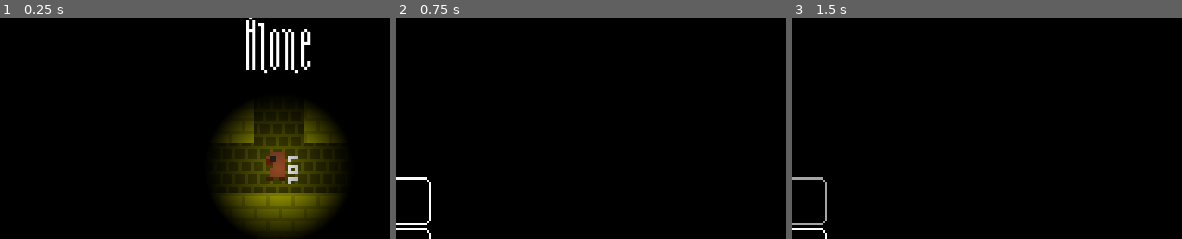
Above: before the commit, frames 1-3 (left to right).
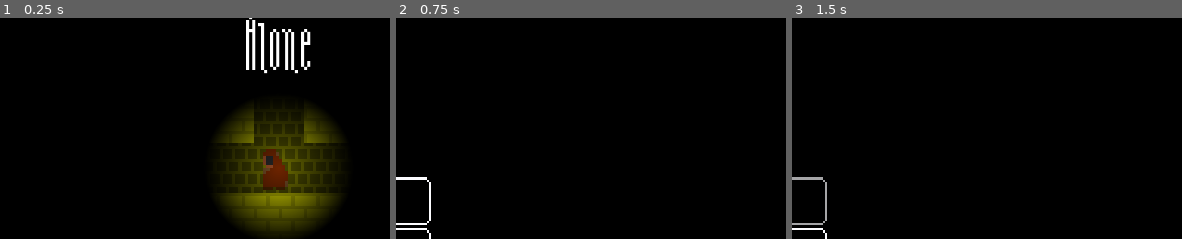
Above: after the commit, the same moments.

Repository: Demindiro/you-are-alone
Game: Godot game, scene res://main_menu.tscn
Two runs of this game, one before a commit and one after it. Both use one fixed random seed, a clock stepped at 60 frames per second and the inputs below. The project has no main scene, so this scene is started directly.
Inputs:
- Up to frame 1 (0.25 s): no input
- Up to frame 2 (0.75 s): click "Play" at 0.5 s
- Up to frame 3 (1.5 s): click "Move" at 1.25 s
The pictures show only the part of the screen within x 14-64%, y 17-67%; the shares and areas given below are measured in that part.

The runs differ from the first frame. In frame 1, 1.2% of the frame differs, in the area x 67-77%, y 59-78%; in frame 2, nothing differs; in frame 3, nothing differs.

Commit message:
Update player sprite in main menu

Diff:
--- a/main_menu.tscn
+++ b/main_menu.tscn
@@ -1,7 +1,7 @@
 [gd_scene load_steps=9 format=2]
 
 [ext_resource path="res://tiles/tileset.tres" type="TileSet" id=1]
-[ext_resource path="res://player/player.png" type="Texture" id=2]
+[ext_resource path="res://player/player_idle.tres" type="Texture" id=2]
 [ext_resource path="res://player/shadow.tres" type="Material" id=3]
 [ext_resource path="res://ui/theme.tres" type="Theme" id=4]
 [ext_resource path="res://main_menu.gd" type="Script" id=5]
Not shown: 1 places in default_scenario.tscn that only renumber resources
